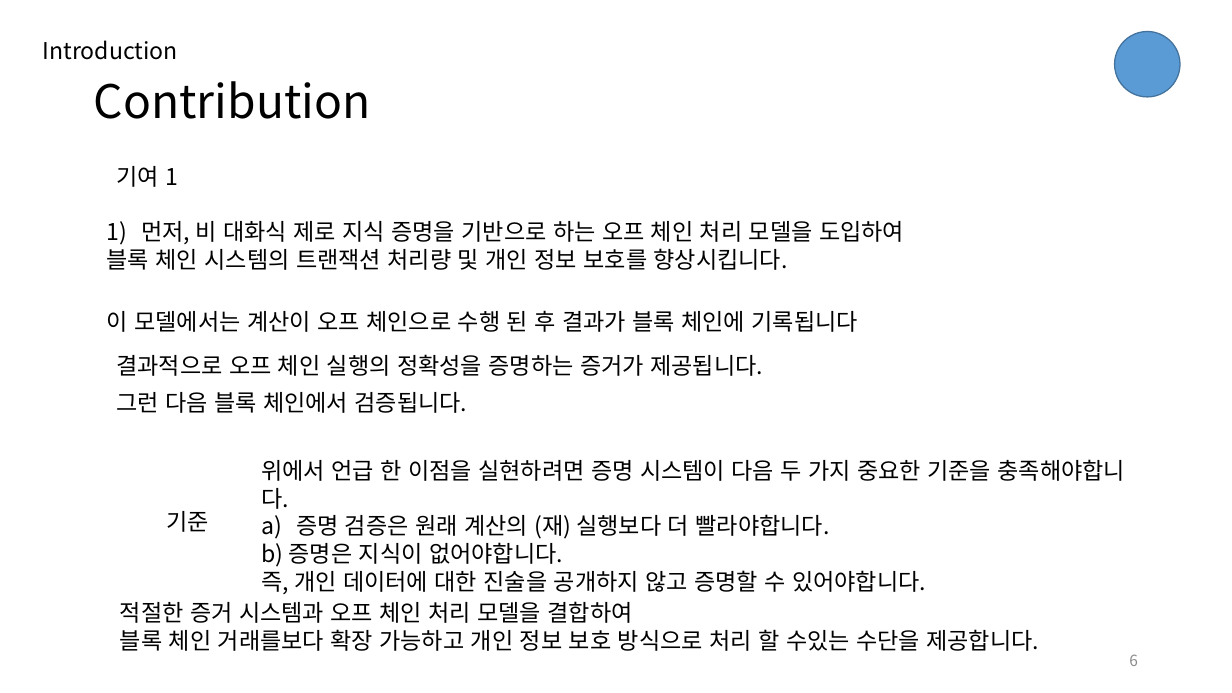
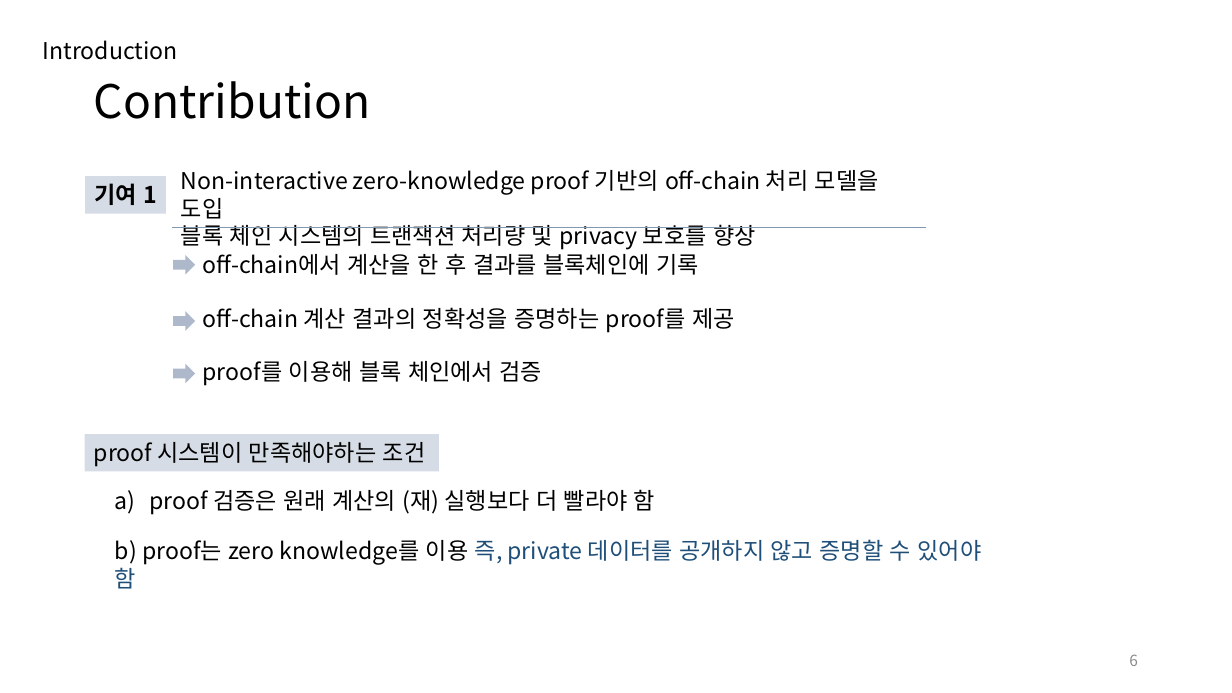
Before and after one commit to djm02309/paper, a slide deck: slide 6 of zokrates/ZoKrates.pptx. Drawn at 1232x693 pixels with LibreOffice and Linux fonts; fonts in the diff are those of the drawing. Boxes give left, top, right and bottom in pixels: in the first picture for what was removed or moved away, otherwise in the second. Text is boxed around its words. In the diff, an @@ line names an element or a change of style, - is before the commit and + after.

```diff
--- a/zokrates/ZoKrates.pptx
+++ b/zokrates/ZoKrates.pptx
@@ ellipse removed at [1115, 31, 1180, 97] @@
@@ rectangle "기여 1": place and size @@
-rectangle "기여 1" at [116, 166, 178, 187]
+rectangle "기여 1" at [85, 177, 166, 213]
@@ rectangle "기여 1" at [85, 177, 166, 213]: bold on; fill none to #D6DCE5 @@
@@ text at [181, 170, 879, 250]: text changed @@
-1) 먼저, 비 대화식 제로 지식 증명을 기반으로 하는 오프 체인 처리 모델을 도입하여
-블록 체인 시스템의 트랜잭션 처리량 및 개인 정보 보호를 향상시킵니다.
+Non-interactive zero-knowledge proof 기반의 off-chain 처리 모델을 도입
+블록 체인 시스템의 트랜잭션 처리량 및 privacy 보호를 향상
@@ line added from (172, 227) to (926, 227), #8497B0 0.5 pt @@
@@ right arrow added at [174, 255, 196, 274], fill #ADB9CA @@
@@ text at [203, 253, 699, 275]: text changed @@
-이 모델에서는 계산이 오프 체인으로 수행 된 후 결과가 블록 체인에 기록됩니다
+off-chain에서 계산을 한 후 결과를 블록체인에 기록
@@ right arrow added at [174, 311, 196, 331], fill #ADB9CA @@
@@ text at [203, 307, 735, 332]: text changed @@
-결과적으로 오프 체인 실행의 정확성을 증명하는 증거가 제공됩니다.
+off-chain 계산 결과의 정확성을 증명하는 proof를 제공
@@ right arrow added at [174, 364, 196, 384], fill #ADB9CA @@
@@ text at [203, 361, 543, 386]: text changed @@
-그런 다음 블록 체인에서 검증됩니다.
+proof를 이용해 블록 체인에서 검증
@@ rectangle added at [85, 434, 439, 471], fill #D6DCE5, 18 pt, text #000000 @@
+proof 시스템이 만족해야하는 조건
@@ text added at [149, 489, 655, 514], 18 pt, text #000000 @@
+a) proof 검증은 원래 계산의 (재) 실행보다 더 빨라야 함
@@ text at [115, 539, 982, 565]: text changed; text colour #000000 to #1F4E79 @@
-위에서 언급 한 이점을 실현하려면 증명 시스템이 다음 두 가지 중요한 기준을 충족해야합니다.
-a) 증명 검증은 원래 계산의 (재) 실행보다 더 빨라야합니다.
-b) 증명은 지식이 없어야합니다.
-즉, 개인 데이터에 대한 진술을 공개하지 않고 증명할 수 있어야합니다.
+b) proof는 zero knowledge를 이용 즉, private 데이터를 공개하지 않고 증명할 수 있어야 함
@@ text removed at [167, 511, 210, 532] @@
-기준
@@ text removed at [120, 601, 1039, 651] @@
-적절한 증거 시스템과 오프 체인 처리 모델을 결합하여
-블록 체인 거래를보다 확장 가능하고 개인 정보 보호 방식으로 처리 할 수있는 수단을 제공합니다.
```
Also in this commit, not shown: 24 other slides changed.
